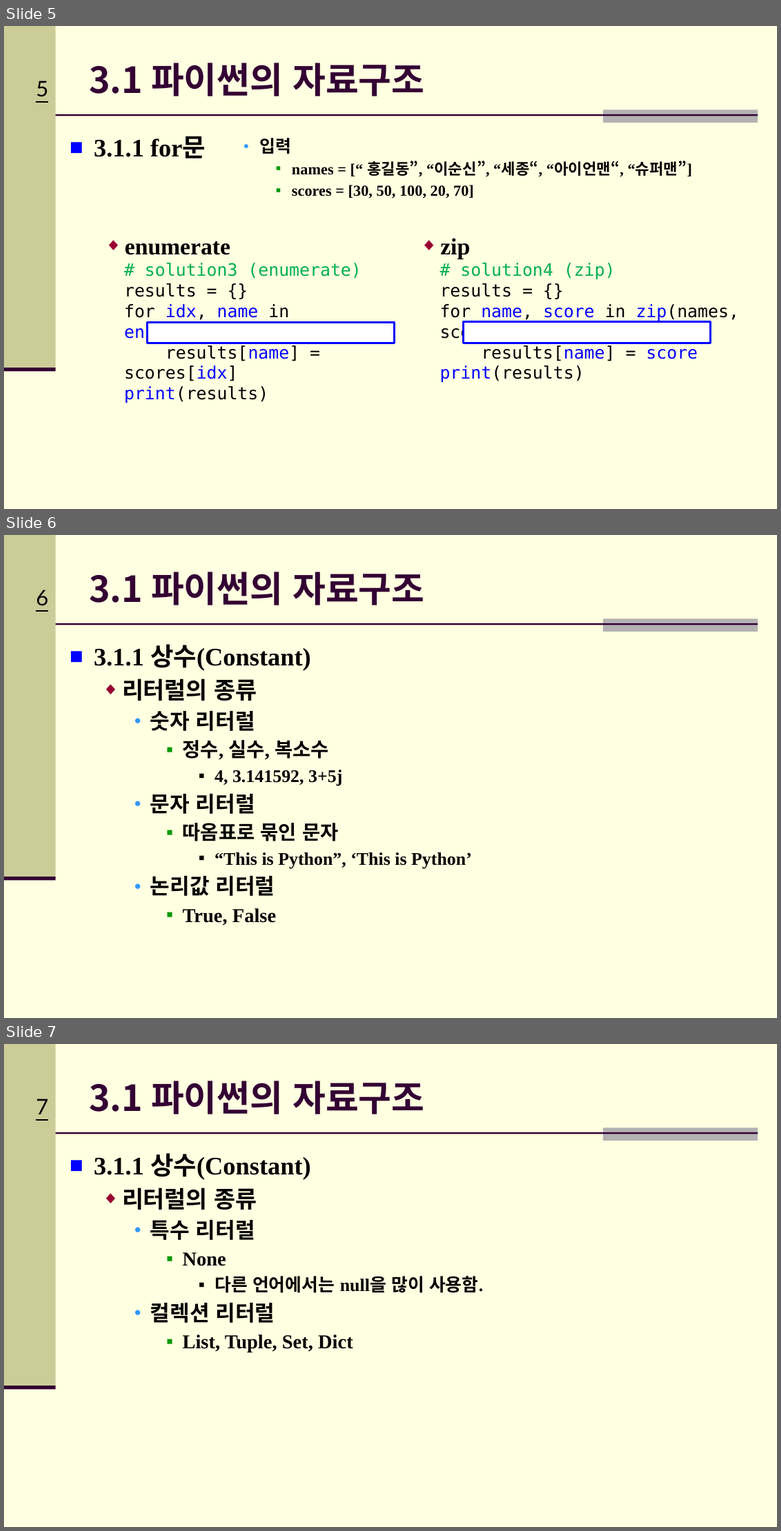
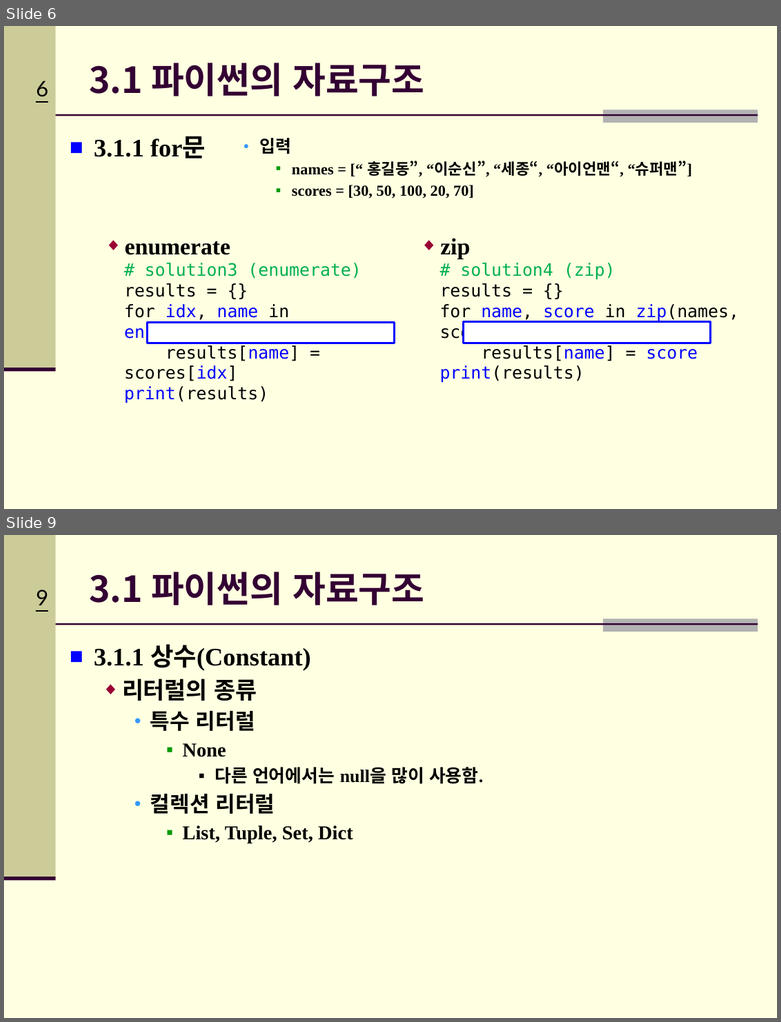
Before and after one commit to Hitbee-dev/OpenCV-Python, a slide deck: 2022-09-20/documents/CH_03_파이썬 기초_실습2.pptx. Shown one above the other, each under a label of ours: slides 5, 6 and 7 before the commit, slides 6 and 9 after it; the slides between them are not shown. The pictures are 781x1531 and 781x1022 pixels, drawn with LibreOffice and Linux fonts; fonts in the diff are those of the drawing; background and template pictures are left out. Boxes give left, top, right and bottom in pixels: in the first picture for what was removed or moved away, otherwise in the second. Text is boxed around its words. In the diff, an @@ line names an element or a change of style, - is before the commit and + after.

```diff
--- a/2022-09-20/documents/CH_03_파이썬 기초_실습2.pptx
+++ b/2022-09-20/documents/CH_03_파이썬 기초_실습2.pptx
@@ slide 6 removed at box(4, 535, 777, 1018), background #FFFFE1; not listed: 5 template elements that a slide beside it also shows @@
@@ title removed at box(89, 572, 424, 605) @@
-3.1 파이썬의 자료구조
@@ text removed at box(94, 644, 472, 926) @@
-■ 3.1.1 상수(Constant)
-  ◆ 리터럴의 종류
-    ● 숫자 리터럴
-      ▪ 정수, 실수, 복소수
-        ▪ 4, 3.141592, 3+5j
-    ● 문자 리터럴
-      ▪ 따옴표로 묶인 문자
-        ▪ “This is Python”, ‘This is Python’
-    ● 논리값 리터럴
-      ▪ True, False
@@ what was slide 5 is now slide 6 @@
@@ page number at box(36, 81, 48, 97): text changed @@
-5
+6
@@ what was slide 7 is now slide 9 @@
@@ page number at box(36, 590, 48, 605): text changed @@
-7
+9
```
Also in this commit, not shown: 1 slide changed, 3 slides added, 1 other file.
